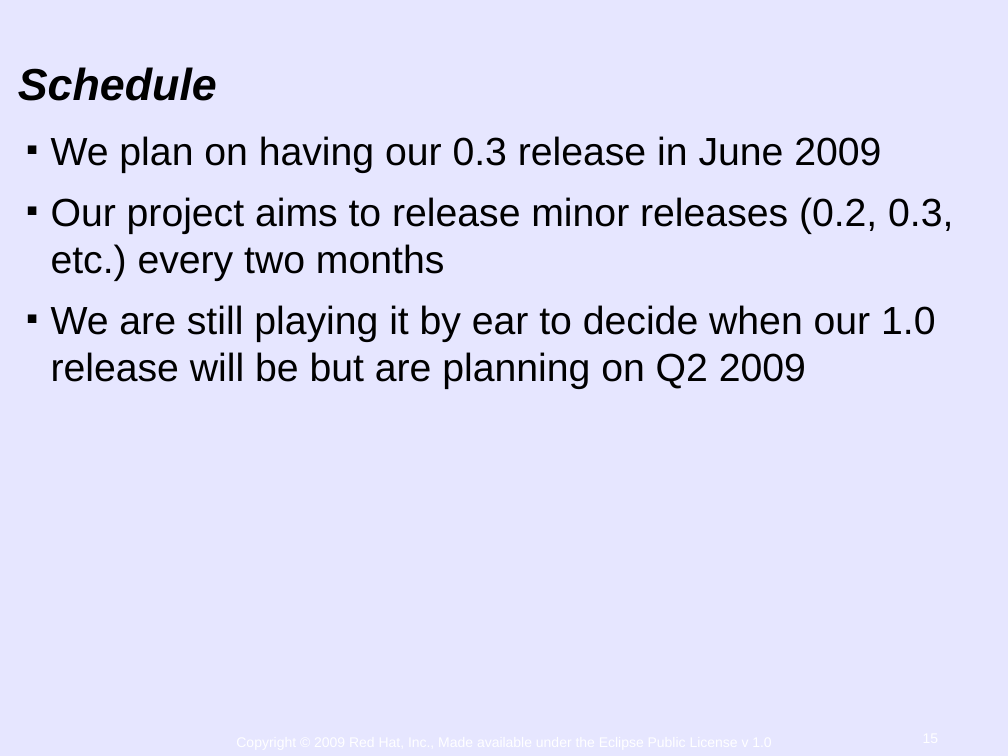
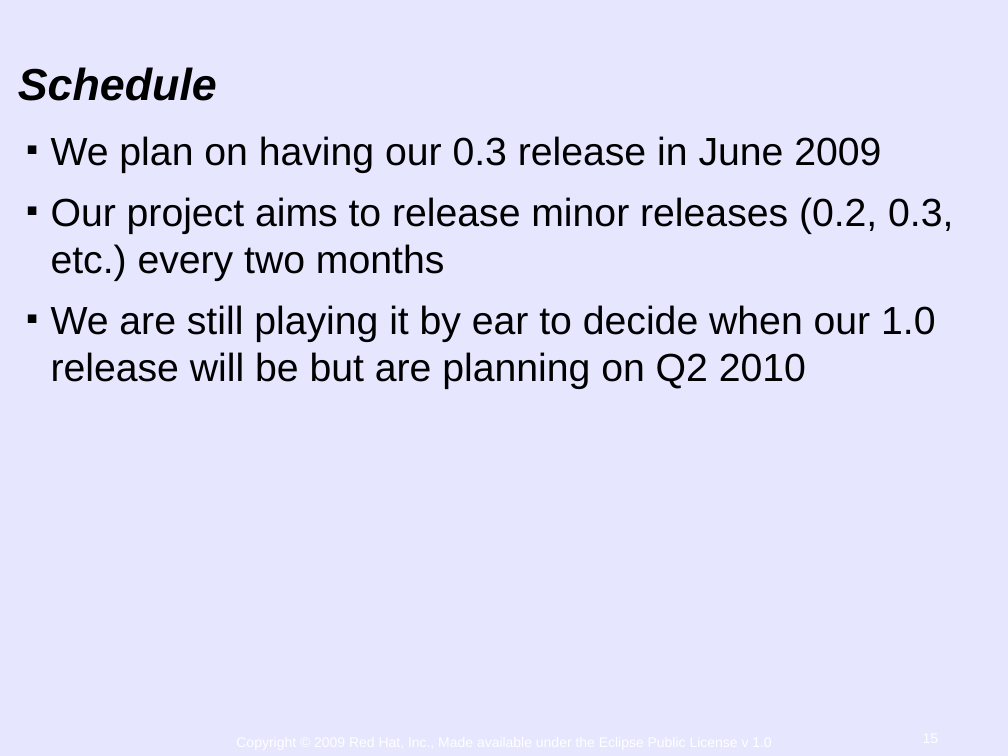
Before and after one commit to eclipse-linuxtools/linuxtools-website, a slide deck: slide 15 of doc/LinuxTools0.2ReleaseReview.odp. Drawn at 1008x756 pixels with LibreOffice and Linux fonts; fonts in the diff are those of the drawing; background and template pictures are left out. Boxes give left, top, right and bottom in pixels: in the first picture for what was removed or moved away, otherwise in the second. Text is boxed around its words. In the diff, an @@ line names an element or a change of style, - is before the commit and + after.

Commit message:
Fix incorrect projected 1.0 release to be Q2 2010 instead of Q2 2009.

```diff
--- a/doc/LinuxTools0.2ReleaseReview.odp
+++ b/doc/LinuxTools0.2ReleaseReview.odp
@@ text at (x1=51, y1=305, x2=935, y2=389): text changed @@
-■ We are still playing it by ear to decide when our 1.0 release will be but are planning on Q2 2009
+■ We are still playing it by ear to decide when our 1.0 release will be but are planning on Q2 2010
```
Also in this commit, not shown: 1 other file.
